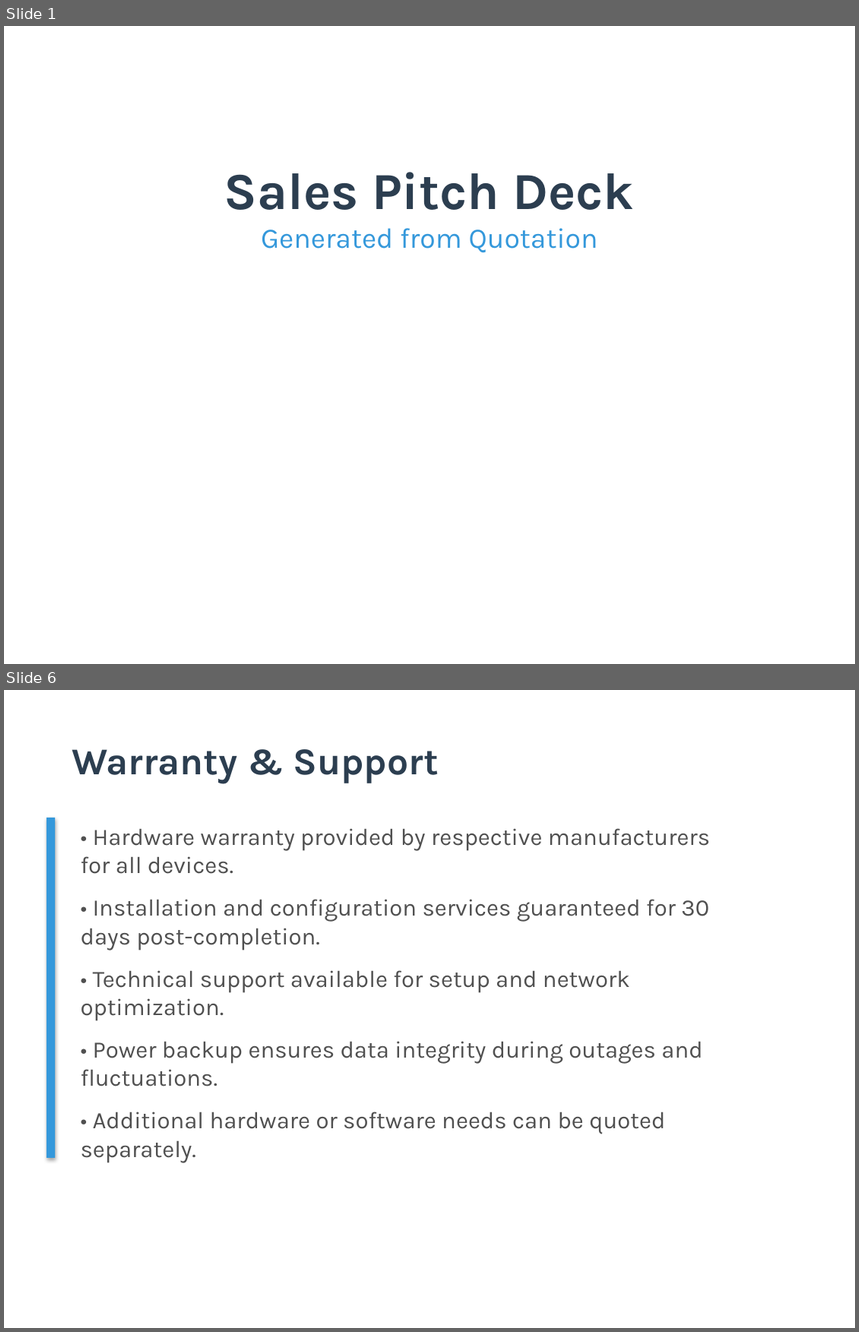
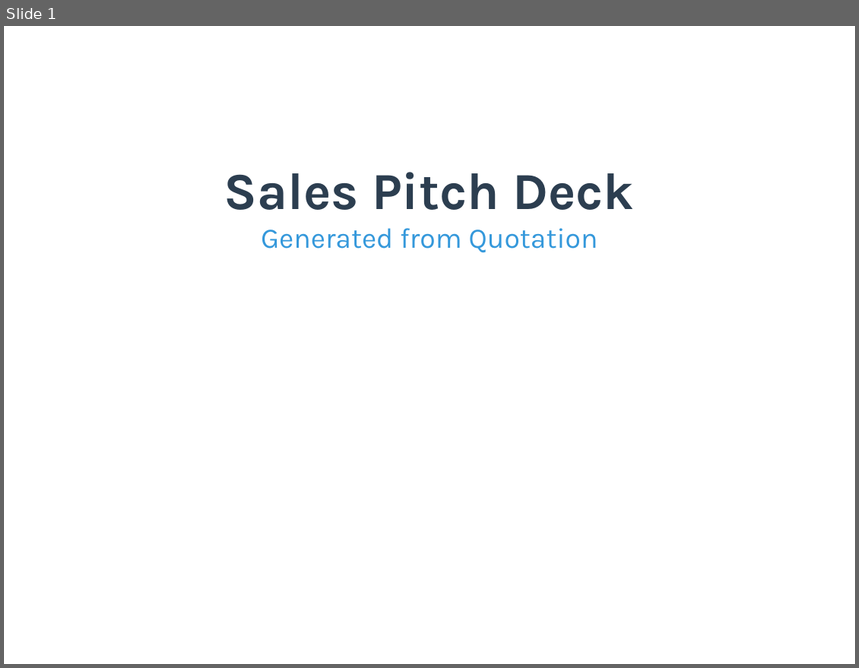
Before and after one commit to TejasGupta-27/b2b-sales-backend, a slide deck: Data/pitch_decks/pitch_deck_001.pptx. Shown one above the other, each under a label of ours: slides 1 and 6 before the commit, slide 1 after it; the slides between them are not shown. The pictures are 859x1332 and 859x668 pixels, drawn with LibreOffice and Linux fonts; fonts in the diff are those of the drawing; background and template pictures are left out. Boxes give left, top, right and bottom in pixels: in the first picture for what was removed or moved away, otherwise in the second. Text is boxed around its words. In the diff, an @@ line names an element or a change of style, - is before the commit and + after.

```diff
--- a/Data/pitch_decks/pitch_deck_001.pptx
+++ b/Data/pitch_decks/pitch_deck_001.pptx
@@ slide 6 removed at [4,690,855,1328], background #FFFFFF @@
@@ text removed at [72,749,439,783] @@
-Warranty & Support
@@ rectangle removed at [47,818,55,1158] @@
@@ text removed at [81,828,710,1163] @@
-• Hardware warranty provided by respective manufacturers for all devices.
-• Installation and configuration services guaranteed for 30 days post-completion.
-• Technical support available for setup and network optimization.
-• Power backup ensures data integrity during outages and fluctuations.
-• Additional hardware or software needs can be quoted separately.
```
Also in this commit, not shown: 1 slide changed, 8 slides added, 7 other slides removed, 31 other files.
